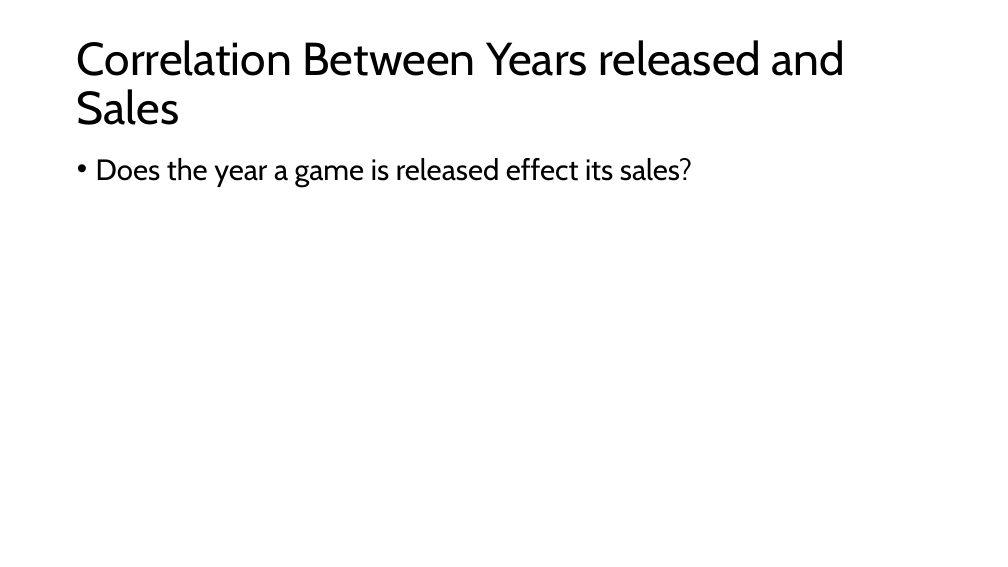
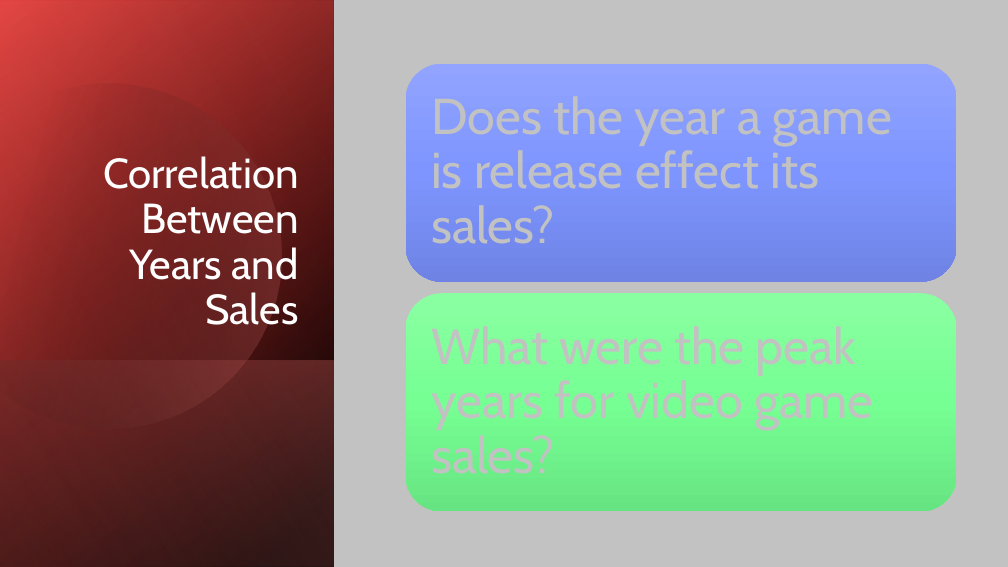
Before and after one commit to CymbalOfJoy/Project_1-Group_3, a slide deck: slide 12 of Power Point/Group 3 Presentation.pptx (slide 7 before the commit). Drawn at 1008x567 pixels with LibreOffice and Linux fonts; fonts in the diff are those of the drawing. Boxes give left, top, right and bottom in pixels: in the first picture for what was removed or moved away, otherwise in the second. Text is boxed around its words. In the diff, an @@ line names an element or a change of style, - is before the commit and + after.

```diff
--- a/Power Point/Group 3 Presentation.pptx
+++ b/Power Point/Group 3 Presentation.pptx
@@ background #FFFFFF to #C2C2C2 @@
@@ rectangle added at <box>0,0,334,567</box>, fill gradient #000000 to #E6221E @@
@@ rectangle added at <box>0,1,334,567</box>, fill gradient #000000 to #EF6F6C @@
@@ rectangle added at <box>0,0,334,567</box>, fill gradient #000000 to #F5A9A7 @@
@@ freeform shape added at <box>0,42,323,464</box>, fill gradient #000000 to #EF6F6C @@
@@ rounded rectangle added at <box>405,64,957,282</box>, fill gradient #92A4FF to #7F96FF to #6F84E5 @@
@@ text "Does the year a game ..." at <box>431,96,892,243</box>: vertical alignment top to middle @@
@@ text at <box>431,96,892,243</box>: text changed; size 28 to 48 pt; text colour #000000 to #C2C2C2 @@
-• Does the year a game is released effect its sales?
+Does the year a game is release effect its sales?
@@ title "Correlation Between Years and Sales" at <box>103,156,299,334</box>: vertical alignment middle to bottom @@
@@ title at <box>103,156,299,334</box>: text changed; size 44 to 40 pt; text colour #000000 to #FFFFFF @@
-Correlation Between Years released and Sales
+Correlation Between Years and Sales
@@ rounded rectangle added at <box>405,293,957,512</box>, fill gradient #8BFFA2 to #77FF94 to #67E582 @@
@@ rectangle added at <box>0,360,334,567</box>, fill gradient #EF6F6C to #000000 @@
```
Also in this commit, not shown: 6 other slides changed, 6 slides added.
